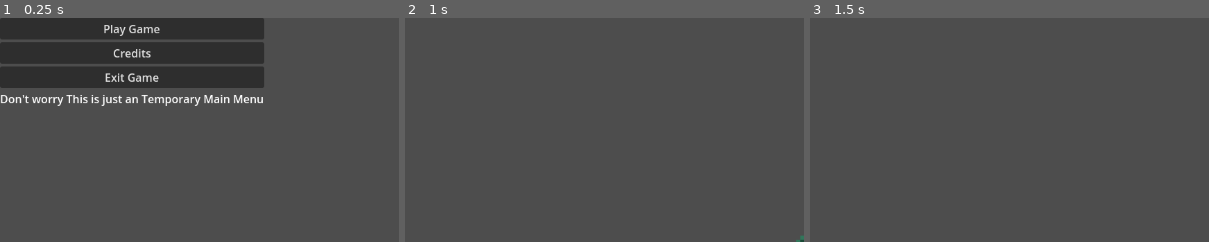
Above: before the commit, frames 1-3 (left to right).
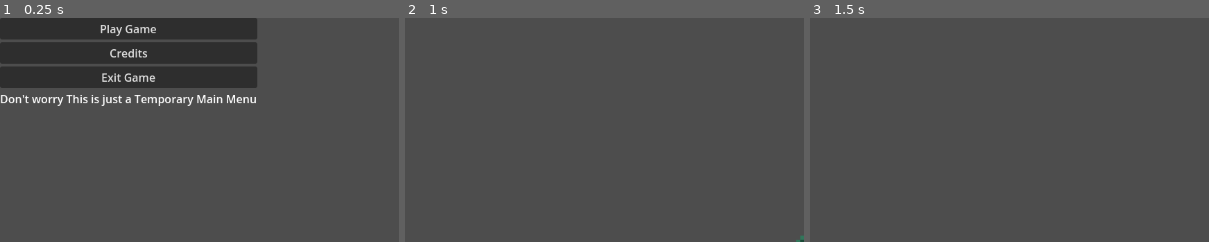
Above: after the commit, the same moments.

Repository: AzmainAhnaf/Speed-Jam-1
Game: Godot game, scene res://scenes/menu.tscn
The game is run twice, just before and just after one commit, with the same random seed, the same clock (stepped at 60 frames per second) and the same inputs.
Inputs:
- Up to frame 1 (0.25 s): no input
- Up to frame 2 (1 s): click "Play Game" at 0.5 s
- Up to frame 3 (1.5 s): hold D (Move_right) from 1.28 s (still down); hold W (Is_climbing) from 1.28 s (still down)
The pictures show only the part of the screen within x 0-50%, y 0-50%; the shares and areas given below are measured in that part.

The runs differ from the first frame. In frame 1, 2.0% of the frame differs, in the area x 25-67%, y 0-40%; in frame 2, nothing differs; in frame 3, nothing differs.

Commit message:
Banan thik korlaam noile zaman marbe

Diff:
--- a/scenes/menu.tscn
+++ b/scenes/menu.tscn
@@ -33,7 +33,7 @@
 
 [node name="Label" type="Label" parent="MarginContainer/VBoxContainer"]
 layout_mode = 2
-text = "Don't worry This is just an Temporary Main Menu"
+text = "Don't worry This is just a Temporary Main Menu"
 
 [connection signal="pressed" from="MarginContainer/VBoxContainer/Play" to="." method="_on_play_pressed"]
 [connection signal="pressed" from="MarginContainer/VBoxContainer/Credits" to="." method="_on_credits_pressed"]
